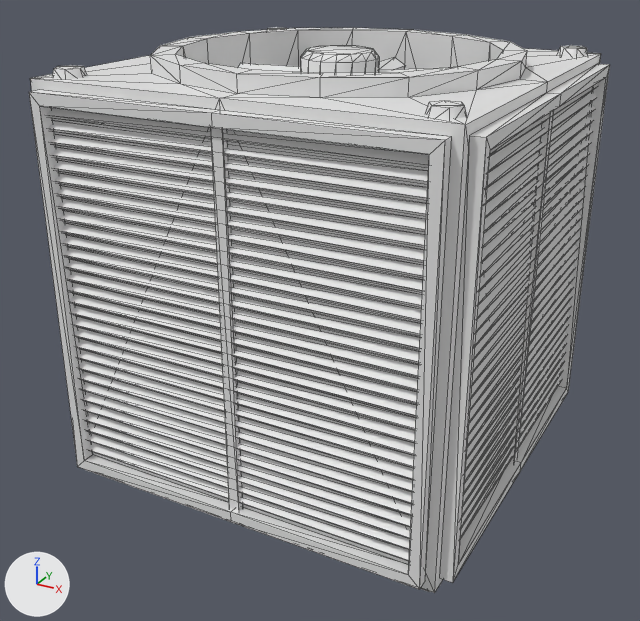
A saved change to the FBX model Assets/_Game/Art/Meshes/Roof Props/AC_fan.fbx.
One viewpoint serves both versions: a camera (50 mm lens) standing at (0.503, -0.964, 0.657) and looking at (-0.008, -0.035, 0.192). Lighting does not change. The marker at lower left points along +X, +Y and +Z. Mesh edges are drawn as thin lines. Where no turn or scale is listed for an object, it has been applied to the vertices.

In view in the first picture: 'AC_fan', 'AC_fan_blades'.
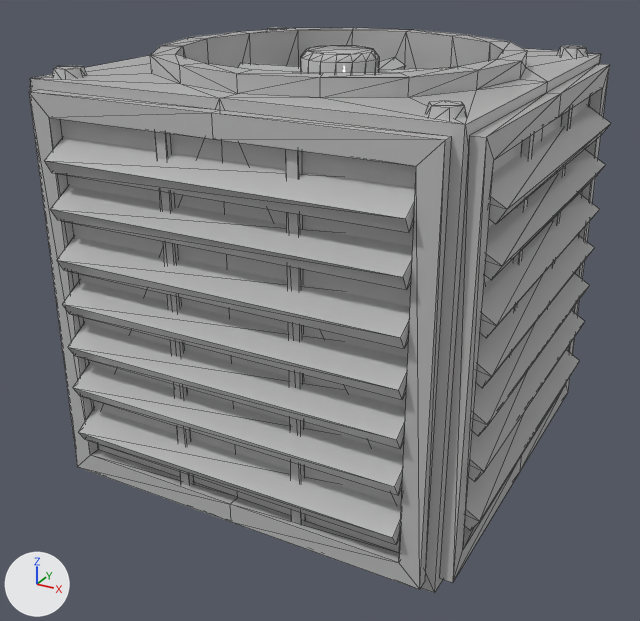
The edits, one by one:
Material '01' (mat_01) is new.
Its base color is (0.5, 0.5, 0.5) (grey #bcbcbc).
Its roughness is 0.0.
me_mesh_001 is used by ob_ac_fan; location (0.0, 0.0, 0.0).
me_mesh_001 had 1218 vertices, 1848 faces and spanned x -0.25..0.265, y -0.265..0.265, z -0.014..0.519.
me_mesh_001 now has 514 vertices, 768 faces and spans x -0.281..0.281, y -0.281..0.281, z 0.0..0.519.
me_mesh_001 part 1: the loose piece of 8 vertices spanning x -0.007..0.007, y -0.258..-0.25, z 0.018..0.482 is moved by (-0.07, 0.0, 0.0), in mat_01 (grey #bcbcbc).
me_mesh_001 part 2: the loose piece of 8 vertices spanning x 0.25..0.258, y -0.007..0.007, z 0.018..0.482 is moved by (0.0, -0.07, 0.0), in mat_01 (grey #bcbcbc).
me_mesh_001 part 3: the loose piece of 8 vertices spanning x -0.235..0.235, y -0.257..-0.246, z 0.416..0.427 is rebuilt with 8 vertices and now spans x -0.212..0.212, y -0.281..-0.232, z 0.405..0.444, in mat_01 (grey #bcbcbc).
me_mesh_001 part 4: the loose piece of 8 vertices spanning x 0.246..0.257, y -0.235..0.235, z 0.063..0.074 is rebuilt with 8 vertices and now spans x 0.232..0.281, y -0.212..0.212, z 0.064..0.104, in mat_01 (grey #bcbcbc).
me_mesh_001 part 5: 101 loose pieces with 808 vertices, spanning x -0.235..0.257, y -0.257..0.257, z -0.007..0.471, are deleted.
me_mesh_001 part 6: 24 vertices moved from x -0.225..0.265, y -0.265..0.225, z 0.025..0.475 to x -0.213..0.265, y -0.265..0.213, z 0.037..0.463; 156 vertices removed from x -0.238..0.257, y -0.257..0.265, z -0.014..0.475; 260 vertices added at x -0.281..0.281, y -0.281..0.281, z 0.012..0.488.
me_mesh_001 part 7: 312 faces spanning x -0.25..0.265, y -0.265..0.25, z 0.0..0.519 switch from no material to mat_01 (grey #bcbcbc).
me_mesh has 112 vertices, 158 faces and spans x -0.183..0.183, y -0.183..0.183, z -0.073..0.077.
me_mesh now uses material mat_01 (grey #bcbcbc).

Pixel boxes [x1, y1, x2, y2] of what changed, in the pictures (640 x 621 px; the box of a moved part takes in the faces that stretch with it):
'AC_fan', reshaped: before [29, 27, 610, 593]; after [29, 27, 611, 593]
'AC_fan_blades', recoloured (white to grey): [238, 45, 440, 73] in both
part 1 of me_mesh_001, moved or reshaped: before [210, 127, 243, 511]; after [154, 132, 194, 486]
part 2 of me_mesh_001, moved or reshaped: before [510, 110, 554, 463]; after [513, 134, 534, 310]
part 3 of me_mesh_001, rebuilt (38% taller): before [52, 148, 427, 216]; after [44, 138, 415, 232]
part 4 of me_mesh_001, rebuilt: before [462, 359, 564, 517]; after [464, 350, 579, 531]
part 5 of me_mesh_001, deleted: before [47, 92, 597, 561]
part 6 of me_mesh_001, moved or reshaped: before [54, 83, 599, 592]; after [29, 86, 611, 545]
part 7 of me_mesh_001, recoloured: [29, 27, 610, 593] in both
